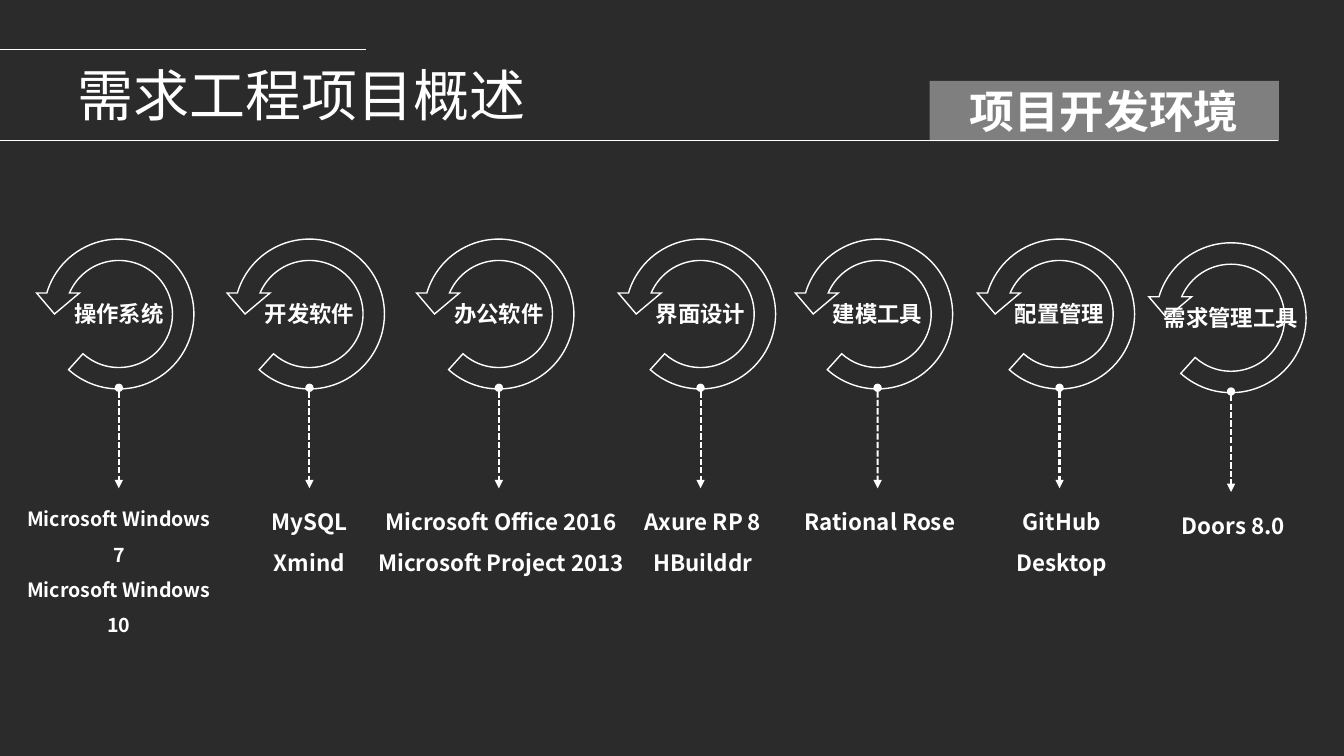
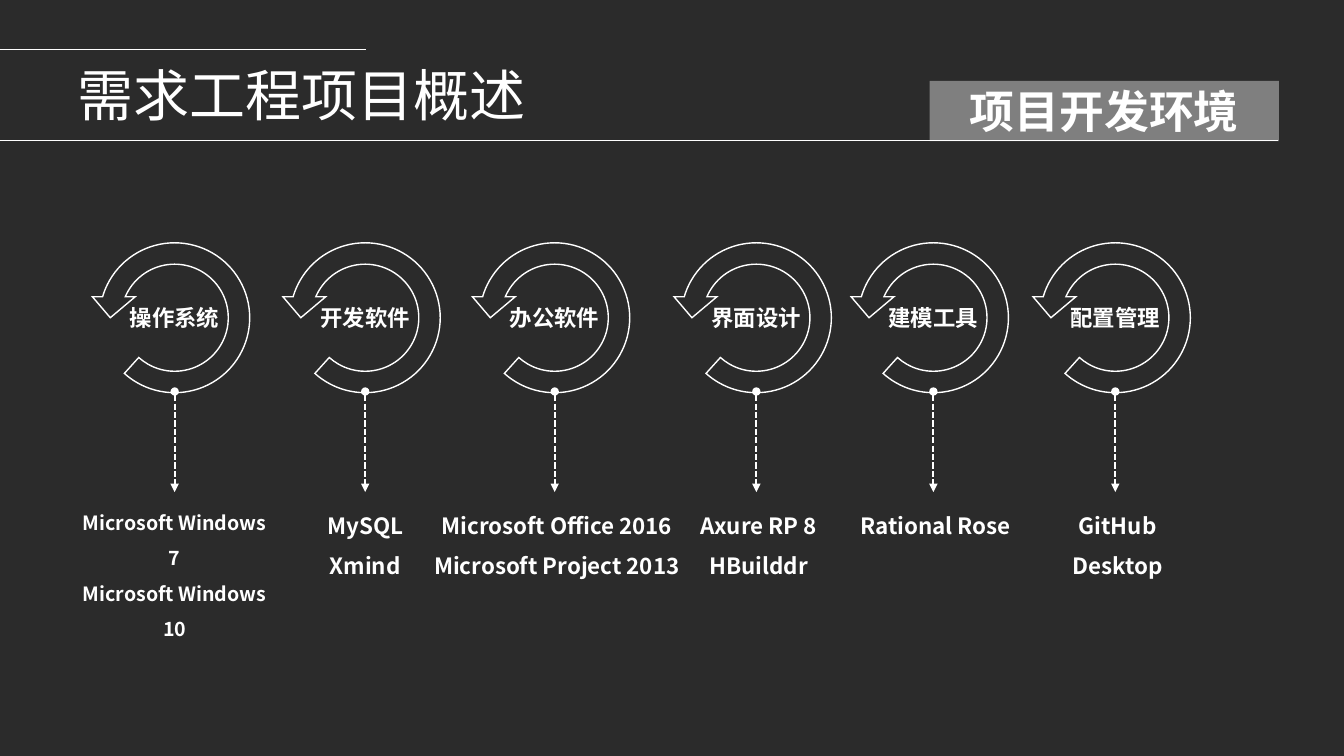
Before and after one commit to PRD-2018-G04/PRD-2018-G04, a slide deck: slide 11 of G04项目组/受控文档/项目计划/PRD2018-G04-需求工程项目计划PPT.pptx. Drawn at 1344x756 pixels with LibreOffice and Linux fonts; fonts in the diff are those of the drawing; background and template pictures are left out; a plain dark background stands for a picture behind light text. Boxes give left, top, right and bottom in pixels: in the first picture for what was removed or moved away, otherwise in the second. Text is boxed around its words. In the diff, an @@ line names an element or a change of style, - is before the commit and + after.

Commit message:
审核及细节修改
甘特图调整，ppt审核，需求开发计划审核

```diff
--- a/G04项目组/受控文档/项目计划/PRD2018-G04-需求工程项目计划PPT.pptx
+++ b/G04项目组/受控文档/项目计划/PRD2018-G04-需求工程项目计划PPT.pptx
@@ circular arrow removed at box(1145, 232, 1317, 403) @@
-需求管理工具
@@ 6 circular arrows, 6 texts, 6 double arrows: place and size @@
-6 circular arrows, 6 texts, 6 double arrows at box(27, 229, 1145, 633)
+6 circular arrows, 6 texts, 6 double arrows at box(83, 232, 1201, 637)
@@ double arrow removed from (1231, 391) to (1231, 492) @@
@@ text removed at box(1182, 517, 1285, 535) @@
-Doors 8.0
```
Also in this commit, not shown: 1 other slide changed, 2 other files.
